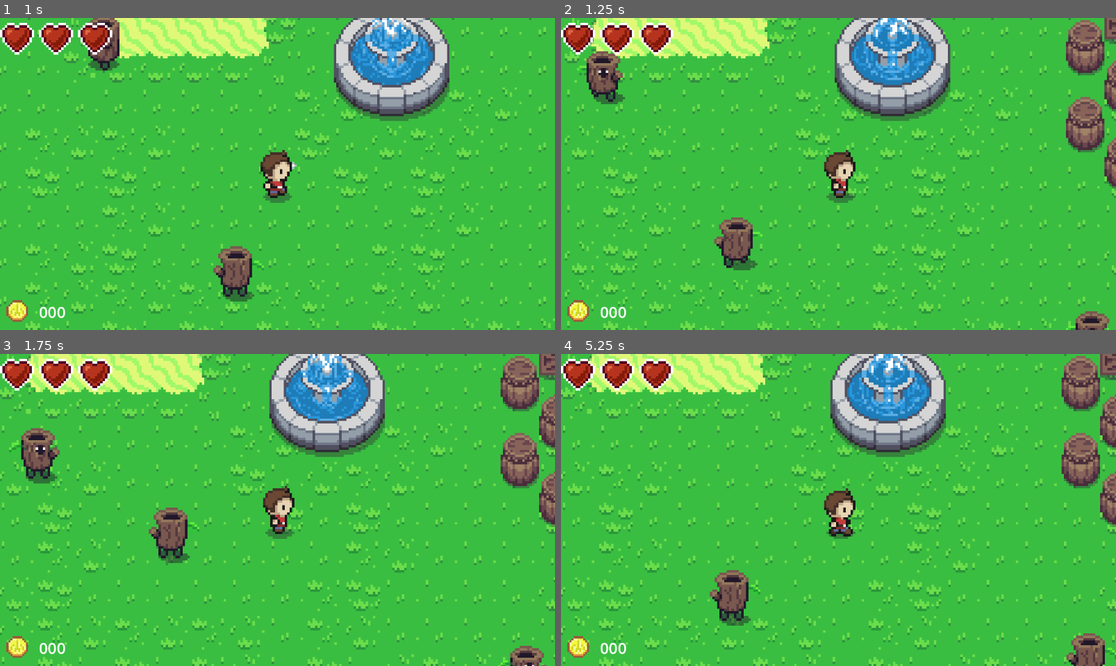
Above: before the commit, frames 1-4 (two rows, left to right).
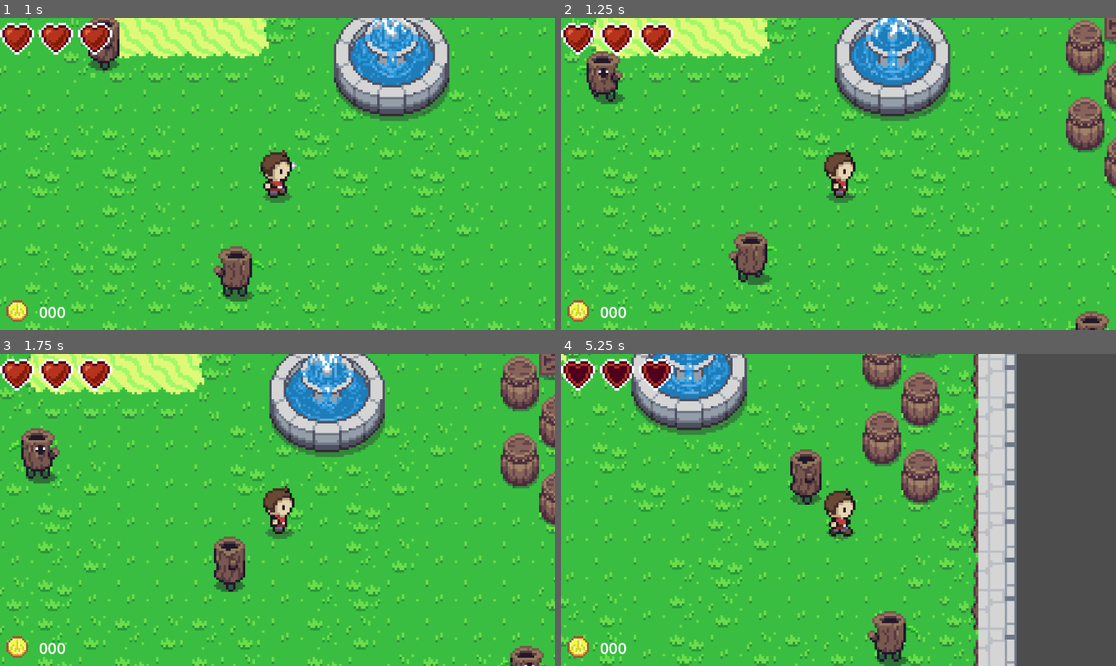
Above: after the commit, the same moments.

Repository: danielathome19/Game-Design-I
Game: Godot game, scene res://td_world_1.tscn
Same seed, same stepped clock (60 frames per second), same inputs: the game is played once before the commit and once after it. The project has no main scene, so this scene is started directly.
Inputs (mouse positions are in pixels of both pictures, inside the frame that each line leads up to):
- Up to frame 1 (1 s): tap Enter (ui_accept) at 0.5, 0.77 s; move the mouse to (399, 158) at 0.52 s; hold Right (ui_right) from 0.53 s (still down); click (399, 158) at 0.67 s
- Up to frame 2 (1.25 s): keep holding Right (ui_right)
- Up to frame 3 (1.75 s): release Right (ui_right) at 1.25 s; drag from (166, 525) to (38, 407) at 1.27 s
- Up to frame 4 (5.25 s): move the mouse to (894, 441) at 2.02 s; hold Left (ui_left) 2.03-2.75 s; drag from (810, 572) to (905, 600) at 2.77 s; move the mouse to (1005, 556) at 3.52 s; hold Right (ui_right) 3.53-4.25 s; tap Enter (ui_accept) at 3.77 s; drag from (672, 463) to (832, 600) at 4.27 s; move the mouse to (866, 510) at 5.02 s; hold Right (ui_right) from 5.03 s (still down); click (866, 510) at 5.17 s

Frame 1 is identical in both runs. In frame 2, 1.4% of the frame differs, in the area x 27-39%, y 63-86%; in frame 3, 1.9%; in frame 4, 51%, in the area x 0-100%, y 0-100%.

Commit message:
Update 4/4

Diff:
--- a/td_enemy.gd
+++ b/td_enemy.gd
@@ -52,6 +52,32 @@
 
 @onready var anim_player = $AnimatedSprite2D
 
+var drops = ["drop_coin", "drop_heart"]
+
+var coin_scene = preload("res://entities/coin.tscn")
+var heart_scene = preload("res://entities/mini_heart.tscn")
+
+func vec2_offset():
+	return Vector2(randf_range(-10.0, 10.0), randf_range(-10.0, 10.0))
+
+func drop_scene(item_scene):
+	item_scene.global_position = self.global_position + vec2_offset()
+	get_tree().current_scene.add_child(item_scene)
+
+func drop_heart():
+	drop_scene(heart_scene.instantiate())
+
+func drop_coin():
+	var coin = coin_scene.instantiate()
+	coin.value = money_value
+	drop_scene(coin)
+
+func drop_items():
+	var num_drops = randi() % 3 + 1
+	for i in range(num_drops):
+		var rnd_drop = drops[randi() % drops.size()]
+		call_deferred(rnd_drop)
+
 func turn_toward_player_location(location: Vector2):
 	# Set the state to move toward the player
 	var dir_to_player = (location - self.global_position).normalized()
@@ -75,7 +101,7 @@
 		animation_lock = 0.2
 		# TODO: damage shader
 		if HEALTH <= 0:
-			# TODO: drop item
+			drop_items()
 			# TODO: play death sound
 			queue_free()
 		else:
@@ -100,7 +126,19 @@
 			# TODO: reset shader
 			AI_STATE = STATES.IDLE
 			recovered.emit()
-		# TODO: damage player
+		for player in get_tree().get_nodes_in_group("Player"):
+			if $AttackBox.overlaps_body(player):
+				if player.damage_lock == 0.0:
+					var inert = (player.global_position-self.global_position)
+					player.inertia = inert.normalized() * knockback
+					player.take_damage(DAMAGE)
+				else:
+					continue
+			if player.data.state != player.STATES.DEAD:
+				if (raycastM.is_colliding() and raycastM.get_collider() == player) or \
+				   (raycastL.is_colliding() and raycastL.get_collider() == player) or \
+				   (raycastR.is_colliding() and raycastR.get_collider() == player):
+					turn_toward_player_location(player.global_position)
 
 		ai_timer = clamp(ai_timer - delta, 0.0, ai_timer_max)
 		if ai_timer == 0.0:
